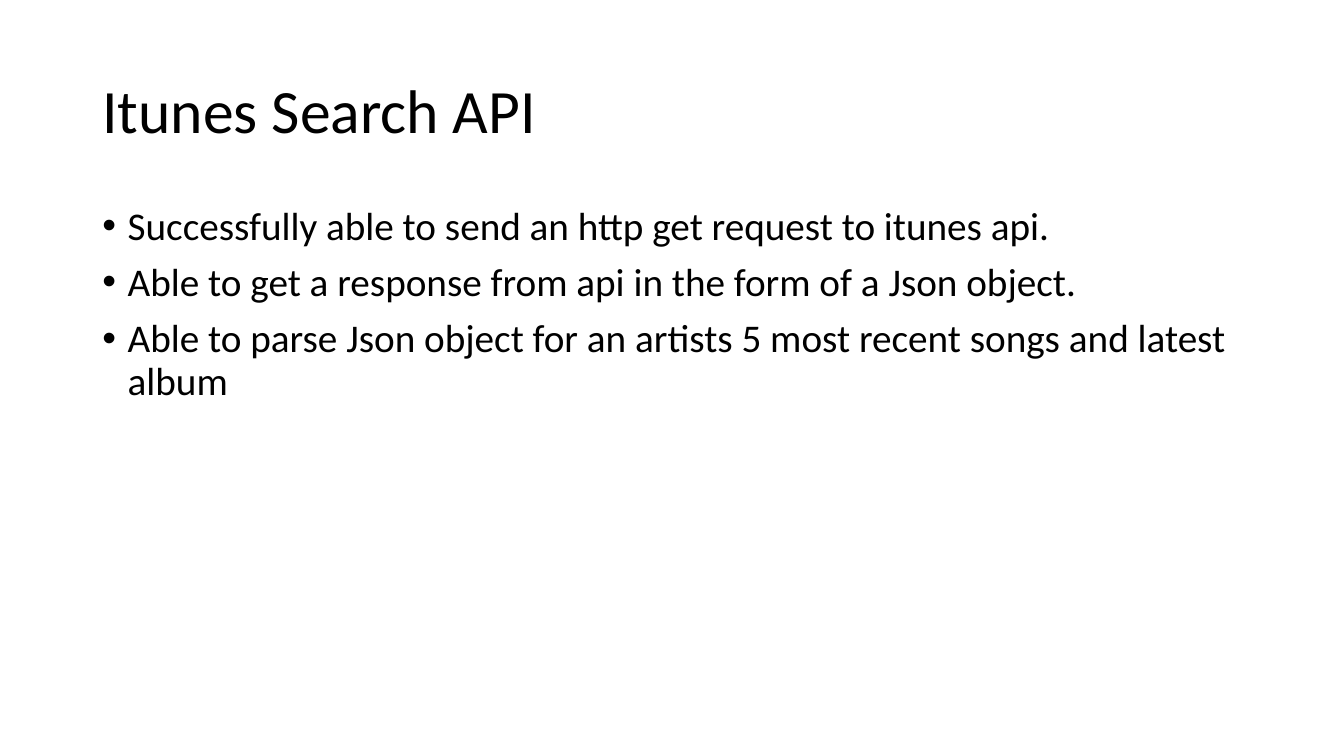
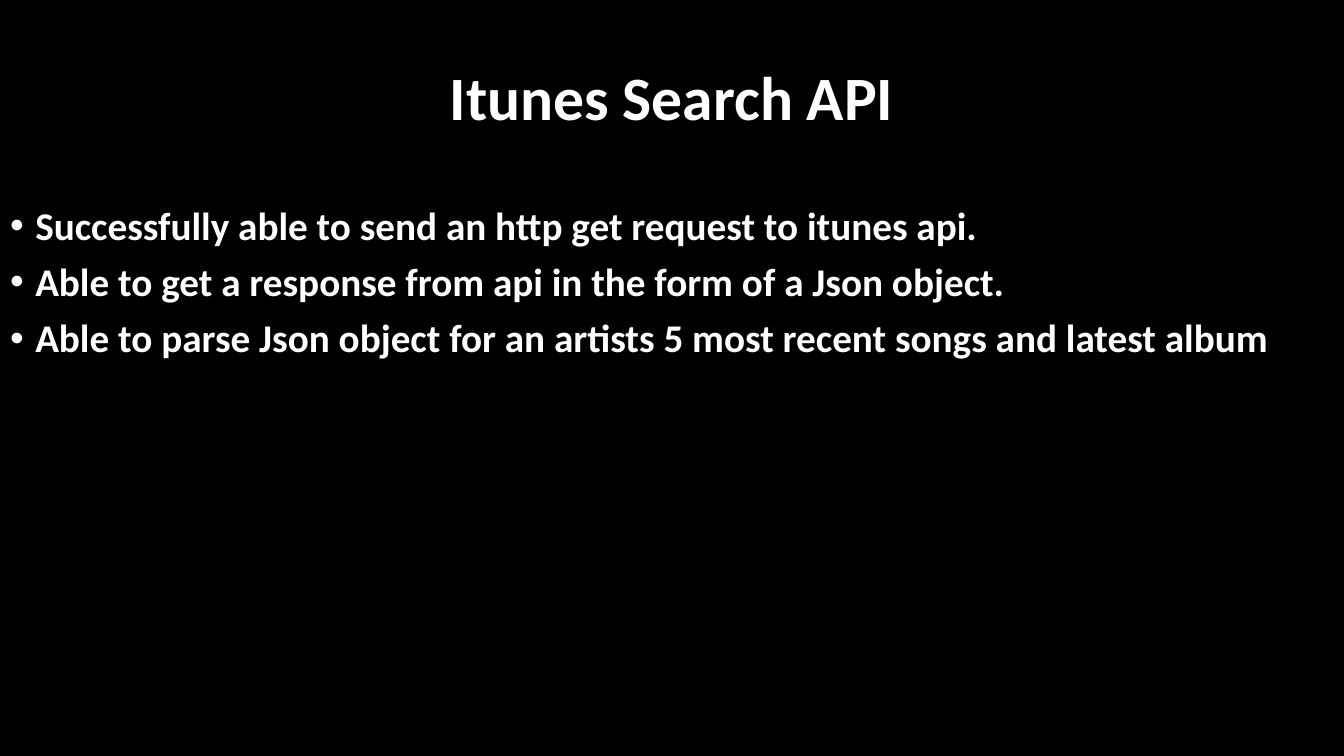
Before and after one commit to boylerft/ScumMasters, a slide deck: slide 6 of NuAudio presentation (2).pptx. Drawn at 1344x756 pixels with LibreOffice and Linux fonts; fonts in the diff are those of the drawing. Boxes give left, top, right and bottom in pixels: in the first picture for what was removed or moved away, otherwise in the second. Text is boxed around its words. In the diff, an @@ line names an element or a change of style, - is before the commit and + after.

```diff
--- a/NuAudio presentation (2).pptx
+++ b/NuAudio presentation (2).pptx
@@ title "Itunes Search API": place and size @@
-title "Itunes Search API" at <box>102,90,536,134</box>
+title "Itunes Search API" at <box>450,76,893,121</box>
@@ title "Itunes Search API" at <box>450,76,893,121</box>: text colour #000000 to #FFFFFF, bold on; alignment left to centre @@
@@ text "Successfully able to send an ...": place and size @@
-text "Successfully able to send an ..." at <box>128,212,1226,396</box>
+text "Successfully able to send an ..." at <box>35,212,1268,359</box>
@@ text "Successfully able to send an ..." at <box>35,212,1268,359</box>: text colour #000000 to #FFFFFF, bold on @@
```
Also in this commit, not shown: 5 other slides changed.
